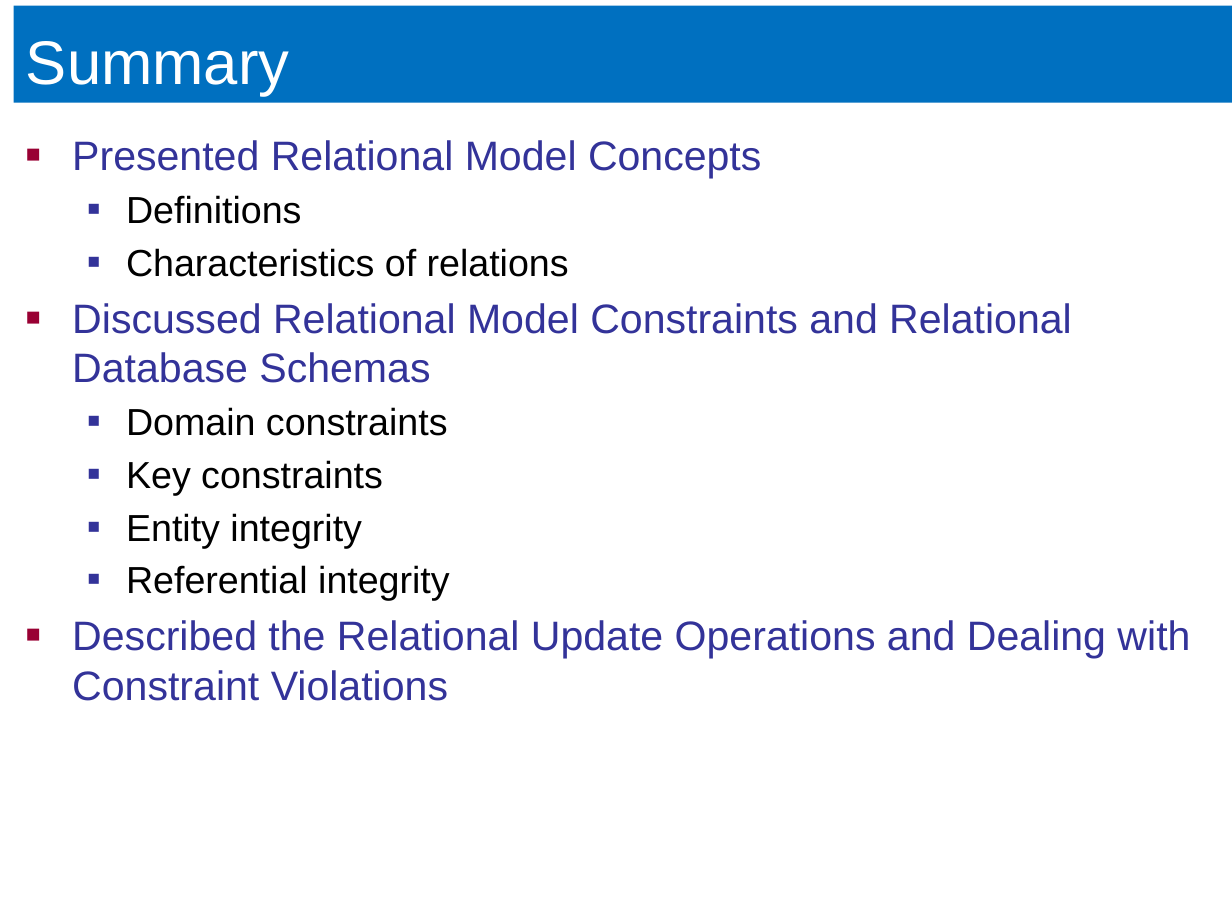
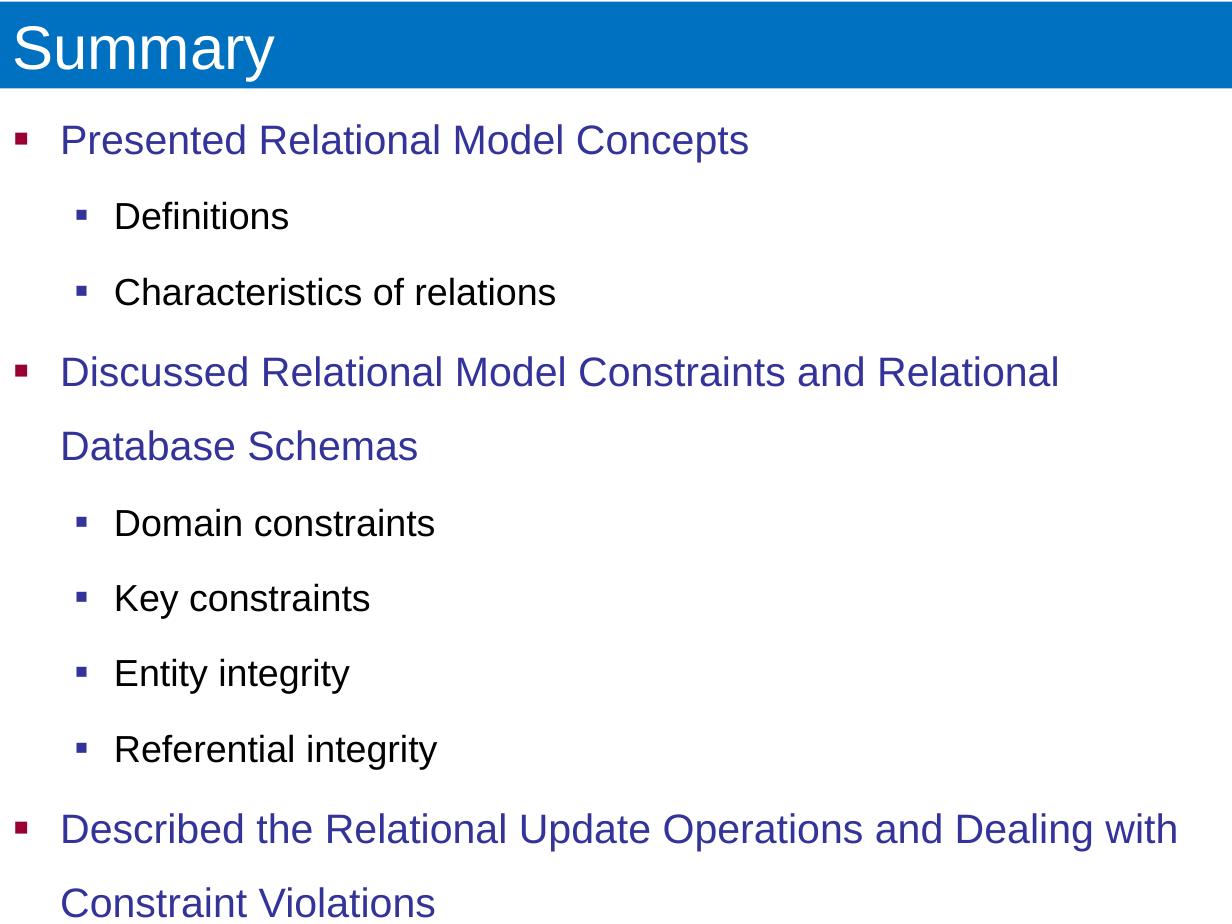
Before and after one commit to ECEG4191/Lecture-Slides, a slide deck: slide 59 of 2. Relational Model.pptx (slide 63 before the commit). Drawn at 1232x924 pixels with LibreOffice and Linux fonts; fonts in the diff are those of the drawing. Boxes give left, top, right and bottom in pixels: in the first picture for what was removed or moved away, otherwise in the second. Text is boxed around its words. In the diff, an @@ line names an element or a change of style, - is before the commit and + after.

```diff
--- a/2. Relational Model.pptx
+++ b/2. Relational Model.pptx
@@ title "Summary": place and size @@
-title "Summary" at [14, 6, 1232, 103]
+title "Summary" at [0, 1, 1232, 87]
@@ text "Presented Relational Model Concepts": place and size @@
-text "Presented Relational Model Concepts" at [72, 140, 1190, 701]
+text "Presented Relational Model Concepts" at [60, 124, 1178, 918]
@@ text "Presented Relational Model Concepts" at [60, 124, 1178, 918]: line spacing 1 to 1.5 @@
```
Also in this commit, not shown: 13 other slides changed, 4 slides removed, 1 other file.
